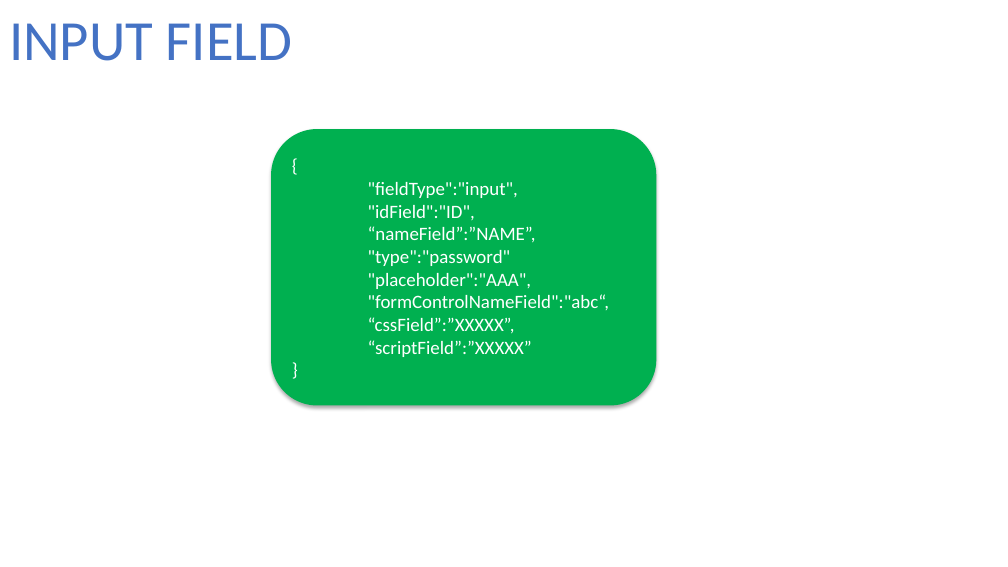
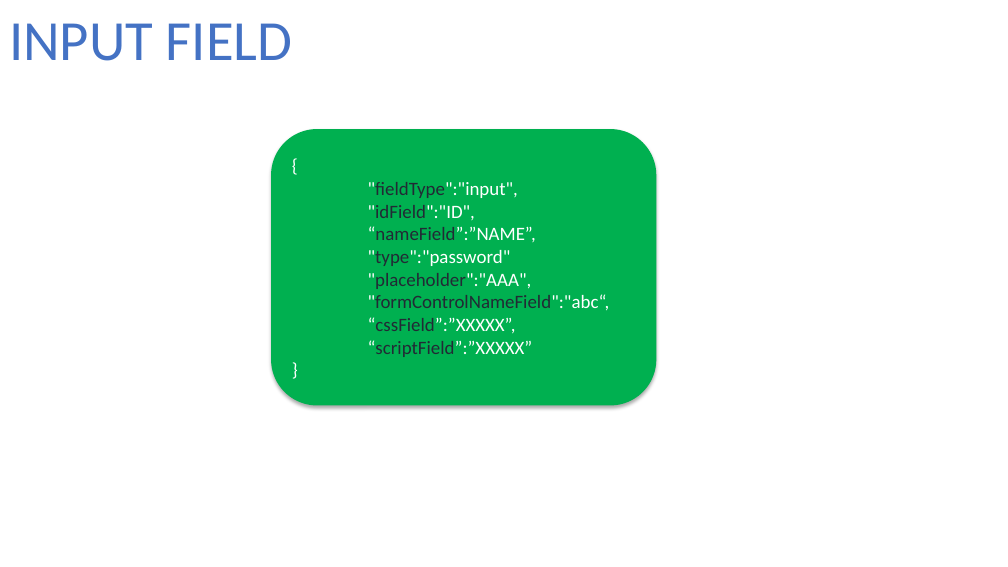
Before and after one commit to fxanhkhoa/Generator_ReactiveForm, a slide deck: slide 2 of Documents/design/JsonForField.pptx. Drawn at 1008x567 pixels with LibreOffice and Linux fonts; fonts in the diff are those of the drawing. Boxes give left, top, right and bottom in pixels: in the first picture for what was removed or moved away, otherwise in the second. Text is boxed around its words. In the diff, an @@ line names an element or a change of style, - is before the commit and + after.

Commit message:
finished simple form
- input
- select
- radio
- checkbox

```diff
--- a/Documents/design/JsonForField.pptx
+++ b/Documents/design/JsonForField.pptx
@@ text in rounded rectangle at box(368, 182, 610, 357): text colour #FFFFFF to #222A35 in ""fieldType":"input",", ""idField":"ID",", "“nameField”:”NAME”,", ""type":"password"" and 4 more places @@
```
Also in this commit, not shown: 1 other slide changed, 2 slides added, 1 slide removed, 14 other files.
